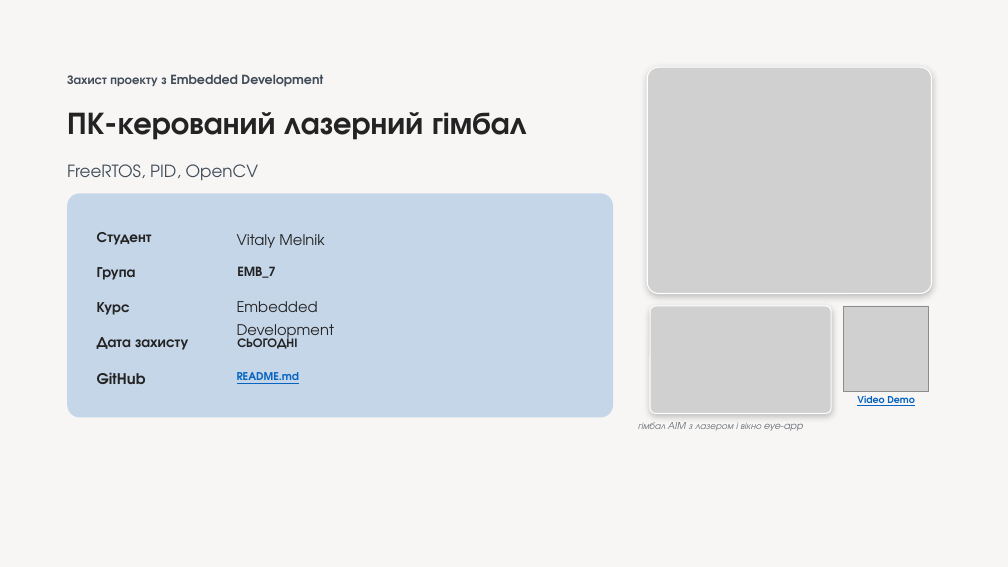
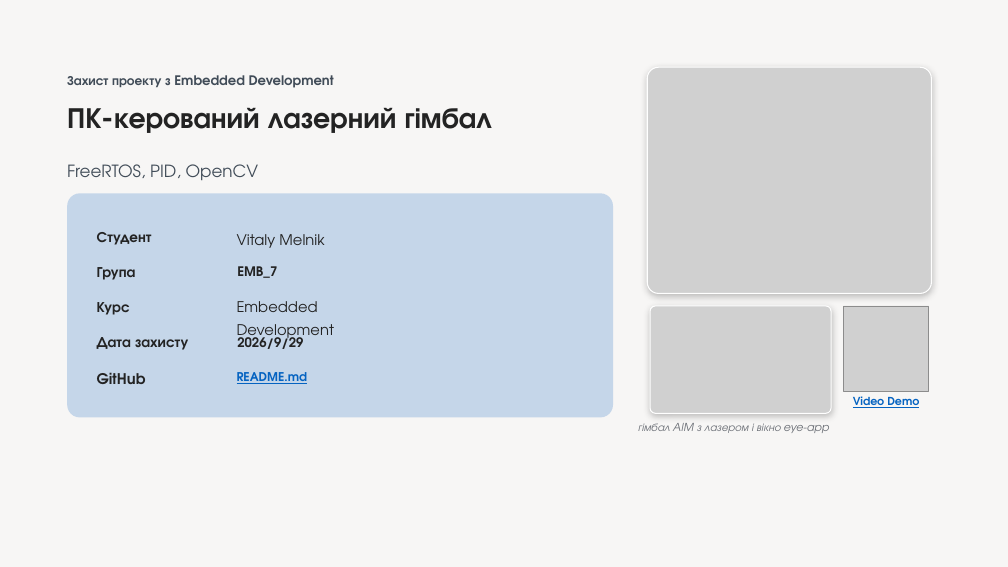
Before and after one commit to melnikvitaly/workshops, a slide deck: slide 1 of workshop-7-final_project/docs/assestment/presentation/Laser Gimbal with Camera Tracking on ESP32-S3.pptx. Drawn at 1008x567 pixels with LibreOffice and Linux fonts; fonts in the diff are those of the drawing; grey boxes stand for pictures. Boxes give left, top, right and bottom in pixels: in the first picture for what was removed or moved away, otherwise in the second. Text is boxed around its words. In the diff, an @@ line names an element or a change of style, - is before the commit and + after.

```diff
--- a/workshop-7-final_project/docs/assestment/presentation/Laser Gimbal with Camera Tracking on ESP32-S3.pptx
+++ b/workshop-7-final_project/docs/assestment/presentation/Laser Gimbal with Camera Tracking on ESP32-S3.pptx
@@ text "Захист проекту з Embedded Development" at (67,75,334,88): size 12 to 12.5 pt @@
@@ text "ПК-керований лазерний гімбал" at (67,107,492,133): size 30 to 27.8 pt; line spacing 1.1 to 1 @@
@@ text "EMB_7" at (237,266,277,278): size 12 to 12.5 pt @@
@@ text at (237,333,303,349): text changed; size 12 to 12.5 pt @@
-СЬОГОДНІ
+2026/9/29
@@ text "README.md" at (237,372,308,384): size 10.2 to 11.5 pt; line spacing 1.3 to 1.2 @@
@@ text "гімбал AIM з лазером і ..." at (638,423,830,433): size 9 to 10.5 pt @@
@@ text "Video Demo" at (853,396,919,408): size 9 to 10.5 pt @@
```
Also in this commit, not shown: 12 other slides changed, 1 other file.
